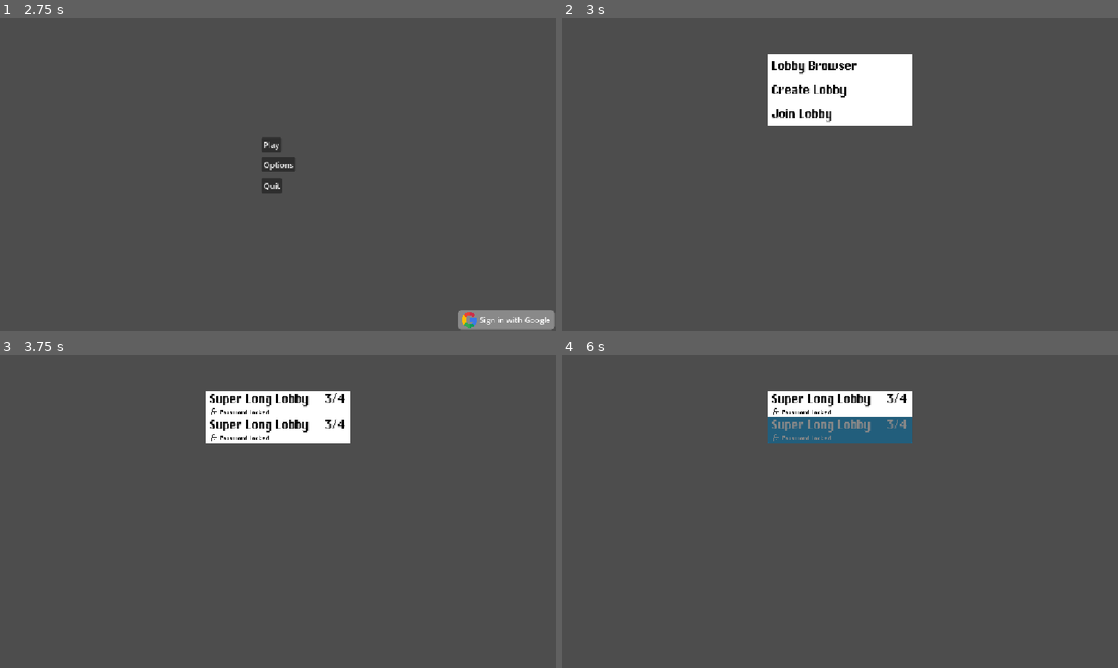
Above: before the commit, frames 1-4 (two rows, left to right).
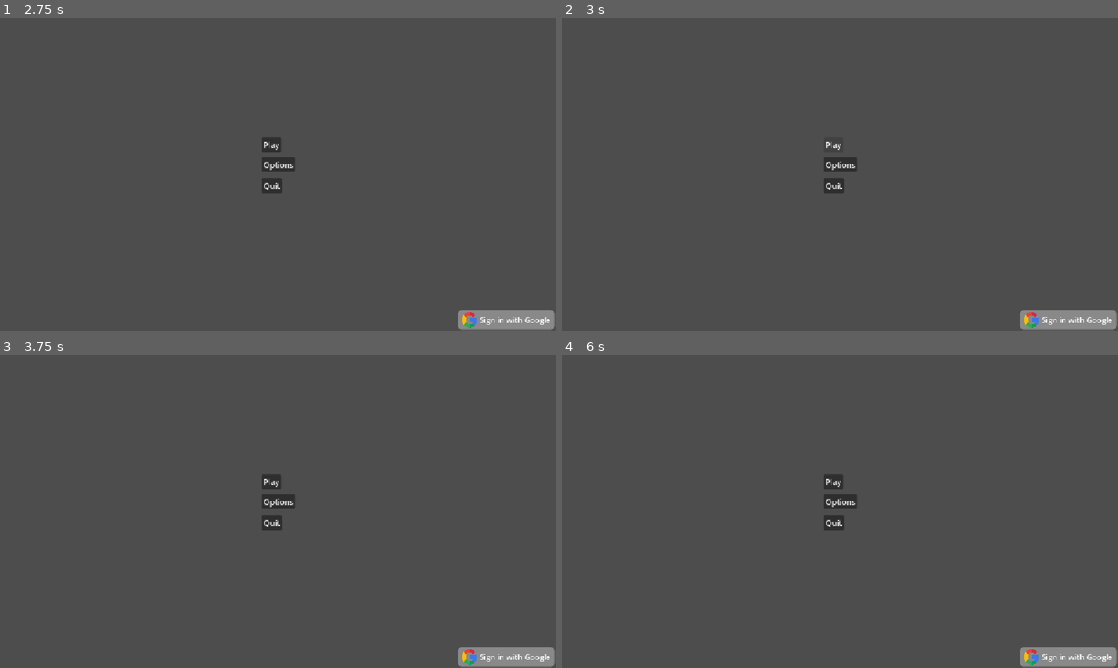
Above: after the commit, the same moments.

Repository: chrisgw4/TAG-Totally-Awesome-Game
Game: Godot game, scene res://scenes/lobby_in_game/lobby_scene.tscn
Same seed, same stepped clock (60 frames per second), same inputs: the game is played once before the commit and once after it. Before the commit the project has no main scene; this scene is started directly in both runs. Sound files missing from this copy of the repository are replaced by a short silence.
Inputs (mouse positions are in pixels of both pictures, inside the frame that each line leads up to):
- Up to frame 1 (2.75 s): tap Enter at 0.5 s; move the mouse to (400, 158) at 0.52 s; hold D (game_move_right) 0.53-1.25 s; hold E (tag) 0.53-1.25 s; tap Space (game_jump) at 0.77 s; click "Leave Lobby" at 1.25 s; click "Play" at 2 s
- Up to frame 2 (3 s): click "Play" at 2.75 s
- Up to frame 3 (3.75 s): click (278, 401) at 3.52 s
- Up to frame 4 (6 s): click (840, 502) at 4.25 s, where only the run after the commit has a clickable "Options"; move the mouse to (728, 527) at 5.02 s; hold A (game_move_left) 5.03-5.78 s; tap E (tag) at 5.1 s; move the mouse to (895, 442) at 5.77 s; hold D (game_move_right) from 5.78 s (still down); hold E (tag) from 5.78 s (still down)

Frame 1 is identical in both runs. In frame 2, 7.4% of the frame differs, in the area x 37-100%, y 11-100%; in frame 3, 5.9%; in frame 4, 6.0%.

Commit message:
Add ipod like device for lobby selectors

Diff:
--- a/project.godot
+++ b/project.godot
@@ -15,6 +15,7 @@
 [application]
 
 config/name="TAG Totally-Awesome-Game"
+run/main_scene="uid://bedo3owv4umlw"
 config/features=PackedStringArray("4.7", "Forward Plus")
 config/icon="res://icon.svg"
 
@@ -35,7 +36,6 @@
 [display]
 
 window/stretch/mode="canvas_items"
-window/stretch/aspect="expand"
 
 [editor_plugins]
 
--- a/scenes/google_signin/sign_in_with_google.gd
+++ b/scenes/google_signin/sign_in_with_google.gd
@@ -22,11 +22,10 @@
 	Firebase.Auth.signup_failed.connect(_on_login_failed)
 	# Tries to load a saved session and refresh its token
 	Firebase.Auth.check_auth_file()
-
 	if OS.has_feature("web"):
-		google_button.hide()
+		hide()
 	else:
-		google_button.show()
+		show()
 
 
 func _sign_in_anonymously() -> void:
@@ -52,6 +51,7 @@
 
 func _on_login_failed(code, message):
 	print("Login failed: ", code, " ", message)
+	Firebase.Auth.login_anonymous()
 
 
 func _doc_exists(doc) -> bool:
--- a/scenes/lobby_menu/lobby_creator_menu.tscn
+++ b/scenes/lobby_menu/lobby_creator_menu.tscn
@@ -31,8 +31,8 @@
 
 [node name="LobbyCreatorMenu" type="PanelContainer" unique_id=1983933455 node_paths=PackedStringArray("create_button", "cancel_button", "lobby_line_edit", "password_line_edit", "screen_wiper")]
 custom_minimum_size = Vector2(300, 115)
-offset_right = 300.0
-offset_bottom = 94.0
+offset_right = 319.0
+offset_bottom = 176.0
 theme_override_styles/panel = SubResource("StyleBoxFlat_wyu8n")
 script = ExtResource("1_1fyfy")
 create_button = NodePath("MarginContainer/VBoxContainer/HBoxContainer3/CreateButton")
@@ -44,13 +44,13 @@
 [node name="MarginContainer" type="MarginContainer" parent="." unique_id=284512873]
 layout_mode = 2
 theme_override_constants/margin_left = 10
-theme_override_constants/margin_top = 10
+theme_override_constants/margin_top = 25
 theme_override_constants/margin_right = 10
 theme_override_constants/margin_bottom = 10
 
 [node name="VBoxContainer" type="VBoxContainer" parent="MarginContainer" unique_id=322965309]
 layout_mode = 2
-theme_override_constants/separation = 12
+theme_override_constants/separation = 20
 
 [node name="HBoxContainer" type="HBoxContainer" parent="MarginContainer/VBoxContainer" unique_id=1689300193]
 layout_mode = 2
@@ -62,7 +62,7 @@
 layout_mode = 2
 theme_override_colors/font_color = Color(0, 0, 0, 1)
 theme_override_fonts/font = ExtResource("1_for0l")
-theme_override_font_sizes/font_size = 14
+theme_override_font_sizes/font_size = 13
 text = "Lobby Name"
 
 [node name="HBoxContainer2" type="HBoxContainer" parent="MarginContainer/VBoxContainer/HBoxContainer" unique_id=1888668186]
@@ -95,7 +95,7 @@
 layout_mode = 2
 theme_override_colors/font_color = Color(0, 0, 0, 1)
 theme_override_fonts/font = ExtResource("1_for0l")
-theme_override_font_sizes/font_size = 14
+theme_override_font_sizes/font_size = 13
 text = "Password?"
 
 [node name="HBoxContainer4" type="HBoxContainer" parent="MarginContainer/VBoxContainer/HBoxContainer2" unique_id=2007752105]
--- a/scenes/lobby_menu/lobby_item.tscn
+++ b/scenes/lobby_menu/lobby_item.tscn
@@ -12,6 +12,9 @@
 
 [sub_resource type="StyleBoxFlat" id="StyleBoxFlat_svru3"]
 bg_color = Color(0.6, 0.6, 0.6, 0)
+
+[sub_resource type="StyleBoxFlat" id="StyleBoxFlat_sl0fq"]
+bg_color = Color(0.60038817, 0.60038817, 0.60038817, 0)
 
 [node name="LobbyItem" type="PanelContainer" unique_id=1651210949 node_paths=PackedStringArray("lobby_name_label", "player_count_label", "password_protected", "button", "screen_wiper")]
 custom_minimum_size = Vector2(300, 0)
@@ -73,5 +76,6 @@
 layout_mode = 2
 theme_override_styles/normal = SubResource("StyleBoxFlat_0r08d")
 theme_override_styles/pressed = SubResource("StyleBoxFlat_svru3")
+theme_override_styles/hover = SubResource("StyleBoxFlat_sl0fq")
 
 [node name="ScreenWiper" parent="." unique_id=2142754851 instance=ExtResource("3_svru3")]
--- a/scenes/lobby_menu/lobby_option_selector.gd
+++ b/scenes/lobby_menu/lobby_option_selector.gd
@@ -4,11 +4,15 @@
 @export var lobby_browser:LobbyMenuOption
 @export var create_lobby:LobbyMenuOption
 @export var join_lobby:LobbyMenuOption
+@export var back_button:LobbyMenuOption
+
+@export var screen_wiper:ScreenWiper
 
 func _ready() -> void:
 	lobby_browser.clicked.connect(_change_to_lobby_browser)
 	create_lobby.clicked.connect(_change_to_create_lobby)
 	join_lobby.clicked.connect(_change_to_join_lobby)
+	back_button.clicked.connect(_change_to_main_menu)
 
 
 func _change_to_lobby_browser() -> void:
@@ -19,3 +23,11 @@
 
 func _change_to_join_lobby() -> void:
 	pass
+
+func _change_to_main_menu() -> void:
+
+	screen_wiper.wipe_screen()
+
+	await screen_wiper.start_loading
+
+	SceneHolder.change_scene_to.emit(load("res://scenes/menus/main_menu/main_menu.tscn"), get_parent().get_parent())
--- a/scenes/lobby_menu/lobby_option_selector.tscn
+++ b/scenes/lobby_menu/lobby_option_selector.tscn
@@ -2,11 +2,13 @@
 
 [ext_resource type="Script" uid="uid://dq31imdu2nvdl" path="res://scenes/lobby_menu/lobby_option_selector.gd" id="1_33m65"]
 [ext_resource type="PackedScene" uid="uid://bnag7jxojv424" path="res://scenes/lobby_menu/lobby_menu_option.tscn" id="1_mk4cc"]
+[ext_resource type="PackedScene" uid="uid://dcxp6qsnfybvo" path="res://scenes/menus/screen_wiper.tscn" id="3_qjctb"]
 
 [sub_resource type="StyleBoxFlat" id="StyleBoxFlat_wyu8n"]
 bg_color = Color(0.6, 0.6, 0.6, 0)
 
-[node name="LobbyOptionSelector" type="PanelContainer" unique_id=1983933455 node_paths=PackedStringArray("lobby_browser", "create_lobby", "join_lobby")]
+[node name="LobbyOptionSelector" type="PanelContainer" unique_id=1983933455 node_paths=PackedStringArray("lobby_browser", "create_lobby", "join_lobby", "back_button", "screen_wiper")]
+custom_minimum_size = Vector2(0, 200)
 offset_right = 100.0
 offset_bottom = 415.0
 theme_override_styles/panel = SubResource("StyleBoxFlat_wyu8n")
@@ -14,6 +16,8 @@
 lobby_browser = NodePath("ScrollContainer/VBoxContainer/LobbyMenuOption")
 create_lobby = NodePath("ScrollContainer/VBoxContainer/LobbyMenuOption2")
 join_lobby = NodePath("ScrollContainer/VBoxContainer/LobbyMenuOption3")
+back_button = NodePath("ScrollContainer/VBoxContainer/LobbyMenuOption4")
+screen_wiper = NodePath("ScreenWiper")
 
 [node name="ScrollContainer" type="ScrollContainer" parent="." unique_id=289602972]
 layout_mode = 2
@@ -34,3 +38,9 @@
 [node name="LobbyMenuOption3" parent="ScrollContainer/VBoxContainer" unique_id=1803971514 instance=ExtResource("1_mk4cc")]
 layout_mode = 2
 label_text = "Join Lobby"
+
+[node name="LobbyMenuOption4" parent="ScrollContainer/VBoxContainer" unique_id=1282180711 instance=ExtResource("1_mk4cc")]
+layout_mode = 2
+label_text = "Back"
+
+[node name="ScreenWiper" parent="." unique_id=2142754851 instance=ExtResource("3_qjctb")]
--- a/scenes/lobby_menu/lobby_selector.tscn
+++ b/scenes/lobby_menu/lobby_selector.tscn
@@ -8,6 +8,7 @@
 bg_color = Color(0.6, 0.6, 0.6, 0)
 
 [node name="LobbySelector" type="PanelContainer" unique_id=1983933455 node_paths=PackedStringArray("lobby_gatherer", "item_container")]
+custom_minimum_size = Vector2(0, 200)
 offset_right = 100.0
 offset_bottom = 415.0
 theme_override_styles/panel = SubResource("StyleBoxFlat_wyu8n")
--- a/scenes/lobby_menu/old_music_device_menu.gd
+++ b/scenes/lobby_menu/old_music_device_menu.gd
@@ -2,10 +2,16 @@
 
 signal change_scene_to(scene:PackedScene, object)
 
-@export var box_container:BoxContainer
+@export var box_container:FlowContainer
+@export var color_rect:ColorRect
+@export var screen_wiper:ScreenWiper
 
 func _ready() -> void:
 	change_scene_to.connect(_change_scene)
+
+	screen_wiper.clear_screen_wipe()
+	await get_tree().create_timer(0.2).timeout
+	color_rect.hide()
 
 
 func _change_scene(scene:PackedScene, object) -> void:
--- a/scenes/lobby_menu/old_music_device_menu.tscn
+++ b/scenes/lobby_menu/old_music_device_menu.tscn
@@ -2,24 +2,44 @@
 
 [ext_resource type="Script" uid="uid://c7umlacrj51pi" path="res://scenes/lobby_menu/old_music_device_menu.gd" id="1_sfg4r"]
 [ext_resource type="PackedScene" uid="uid://bjnbrygpwo8vd" path="res://scenes/lobby_menu/lobby_option_selector.tscn" id="1_usm8w"]
+[ext_resource type="Texture2D" uid="uid://dab6wdplws8uw" path="res://assets/menus/City.png" id="2_sl0fq"]
+[ext_resource type="Texture2D" uid="uid://w7b5rvtdwtvb" path="res://assets/menus/ipod146.png" id="3_aerwu"]
+[ext_resource type="PackedScene" uid="uid://dcxp6qsnfybvo" path="res://scenes/menus/screen_wiper.tscn" id="5_dpkku"]
 
-[node name="OldMusicDeviceMenu" type="CanvasLayer" unique_id=319420344 node_paths=PackedStringArray("box_container")]
+[node name="OldMusicDeviceMenu" type="CanvasLayer" unique_id=319420344 node_paths=PackedStringArray("box_container", "color_rect", "screen_wiper")]
 script = ExtResource("1_sfg4r")
-box_container = NodePath("BoxContainer")
+box_container = NodePath("FlowContainer")
+color_rect = NodePath("ColorRect2")
+screen_wiper = NodePath("ScreenWiper")
 
-[node name="BoxContainer" type="BoxContainer" parent="." unique_id=739205110]
-anchors_preset = 8
-anchor_left = 0.5
-anchor_top = 0.5
-anchor_right = 0.5
-anchor_bottom = 0.5
-offset_left = -150.0
-offset_top = -250.0
-offset_right = 150.0
-offset_bottom = 250.0
-grow_horizontal = 2
-grow_vertical = 2
-size_flags_horizontal = 4
+[node name="City" type="Sprite2D" parent="." unique_id=910566239]
+position = Vector2(557, 332)
+scale = Vector2(0.6, 0.6)
+texture = ExtResource("2_sl0fq")
 
-[node name="LobbyOptionSelector" parent="BoxContainer" unique_id=1983933455 instance=ExtResource("1_usm8w")]
+[node name="ColorRect" type="ColorRect" parent="." unique_id=115278635]
+offset_left = 410.0
+offset_top = 68.0
+offset_right = 732.0
+offset_bottom = 297.0
+
+[node name="FlowContainer" type="FlowContainer" parent="." unique_id=700245420]
+offset_left = 426.0
+offset_top = 87.0
+offset_right = 726.0
+offset_bottom = 287.0
+
+[node name="LobbyOptionSelector" parent="FlowContainer" unique_id=1983933455 instance=ExtResource("1_usm8w")]
 layout_mode = 2
+
+[node name="Ipod146" type="Sprite2D" parent="." unique_id=631113308]
+position = Vector2(576, 361.5)
+scale = Vector2(6.25, 6.25)
+texture = ExtResource("3_aerwu")
+
+[node name="ScreenWiper" parent="." unique_id=2142754851 instance=ExtResource("5_dpkku")]
+
+[node name="ColorRect2" type="ColorRect" parent="." unique_id=493128550]
+offset_right = 1186.0
+offset_bottom = 675.0
+color = Color(0, 0, 0, 1)
--- a/scenes/menus/main_menu/main_menu.gd
+++ b/scenes/menus/main_menu/main_menu.gd
@@ -30,7 +30,13 @@
 
 
 func _play_pressed() -> void:
-	sign_in_google_button._sign_in_anonymously()
+	if not sign_in_google_button.logged_in:
+		sign_in_google_button._sign_in_anonymously()
+		await Firebase.Auth.login_succeeded
+
+	screen_wiper.wipe_screen()
+
+	await screen_wiper.start_loading
 
 	SceneHolder.change_scene_to.emit(preload("res://scenes/lobby_menu/old_music_device_menu.tscn"), self)
 
--- a/scenes/menus/scene_holder.gd
+++ b/scenes/menus/scene_holder.gd
@@ -1,6 +1,9 @@
 extends CanvasLayer
 
+@export var screen_wiper:ScreenWiper
+
 signal change_scene_to(scene:PackedScene, object)
+
 
 func _ready() -> void:
 	change_scene_to.connect(_change_scene_to)
--- a/scenes/menus/scene_holder.tscn
+++ b/scenes/menus/scene_holder.tscn
@@ -3,9 +3,10 @@
 [ext_resource type="Script" uid="uid://vk67i7860nmy" path="res://scenes/menus/scene_holder.gd" id="1_aedco"]
 [ext_resource type="PackedScene" uid="uid://cm5arrkffeal7" path="res://scenes/menus/title_screen/title_screen.tscn" id="1_c61o0"]
 
-[node name="SceneHolder" type="CanvasLayer" unique_id=1477567529]
+[node name="SceneHolder" type="CanvasLayer" unique_id=1477567529 node_paths=PackedStringArray("screen_wiper")]
 layer = 0
 follow_viewport_enabled = true
 script = ExtResource("1_aedco")
+screen_wiper = NodePath("")
 
 [node name="TitleScreen" parent="." unique_id=1961741829 instance=ExtResource("1_c61o0")]
--- a/scenes/menus/title_screen/title_screen.gd
+++ b/scenes/menus/title_screen/title_screen.gd
@@ -63,3 +63,5 @@
 
 	var tween = create_tween()
 	tween.tween_property(Conductor, "volume_linear", 0, 2.5).set_ease(Tween.EASE_IN_OUT).set_trans(Tween.TRANS_CUBIC)
+	await tween.finished
+	Conductor.stop()
Binary file added: assets/menus/Background.png
Not shown, added: assets/menus/Background.png.import
Binary file added: assets/menus/City.png
Not shown, added: assets/menus/City.png.import
Binary file added: assets/menus/ipod146.png
Not shown, added: assets/menus/ipod146.png.import
Not shown, added: export_presets.cfg
